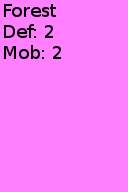
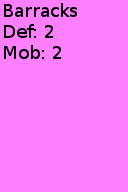
Layers edited between the first and the second 128x192 image:
renamed "Forest ..." to "Barracks ...", painted on it over left=6, top=3, right=77, bottom=17
